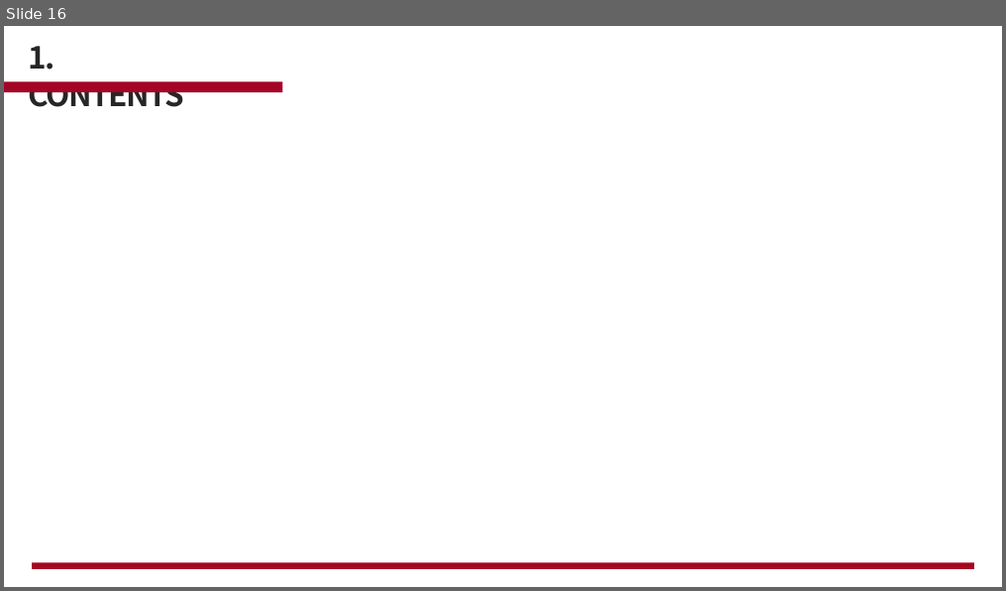
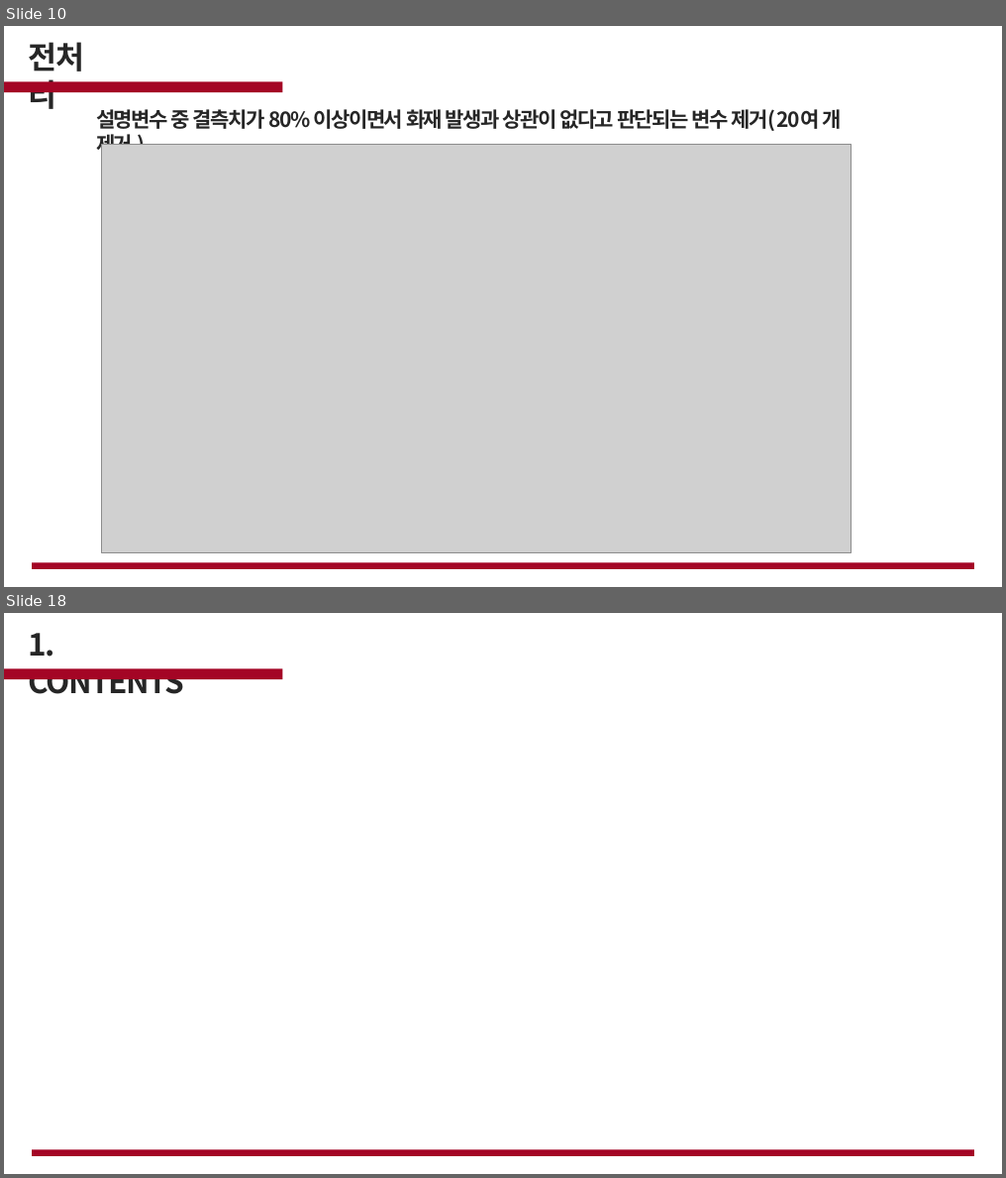
Before and after one commit to cjsgk106/fire-prediction-analysis, a slide deck: work/화재.pptx. Shown one above the other, each under a label of ours: slide 16 before the commit, slides 10 and 18 after it; the slides between them are not shown. The pictures are 1006x591 and 1006x1178 pixels, drawn with LibreOffice and Linux fonts; fonts in the diff are those of the drawing; grey boxes stand for pictures; background and template pictures are left out. Boxes give left, top, right and bottom in pixels: in the first picture for what was removed or moved away, otherwise in the second. Text is boxed around its words. In the diff, an @@ line names an element or a change of style, - is before the commit and + after.

```diff
--- a/work/화재.pptx
+++ b/work/화재.pptx
@@ slide 10 added at (x1=4, y1=26, x2=1002, y2=587), background picture (left out) @@
@@ text added at (x1=29, y1=42, x2=84, y2=109), 30 pt, text #262626, bold @@
+전처리
@@ rectangle added at (x1=4, y1=82, x2=282, y2=92), fill #A40525 @@
@@ text added at (x1=96, y1=109, x2=841, y2=131), 20 pt, text #262626, bold @@
+설명변수 중 결측치가 80% 이상이면서 화재 발생과 상관이 없다고 판단되는 변수 제거( 20여 개 제거 )
@@ picture added at (x1=102, y1=144, x2=851, y2=553) @@
@@ rectangle added at (x1=32, y1=563, x2=974, y2=570), fill #A40525 @@
@@ what was slide 16 is now slide 18 @@
```
Also in this commit, not shown: 7 slides changed, 4 other slides added.
